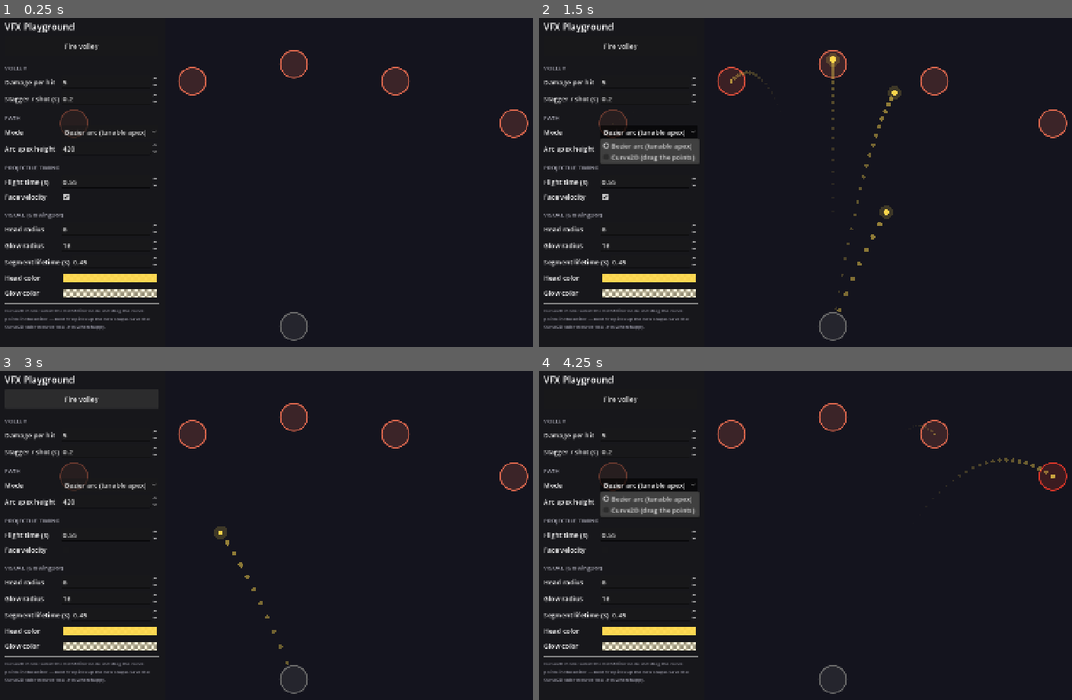
Above: before the commit, frames 1-4 (two rows, left to right).
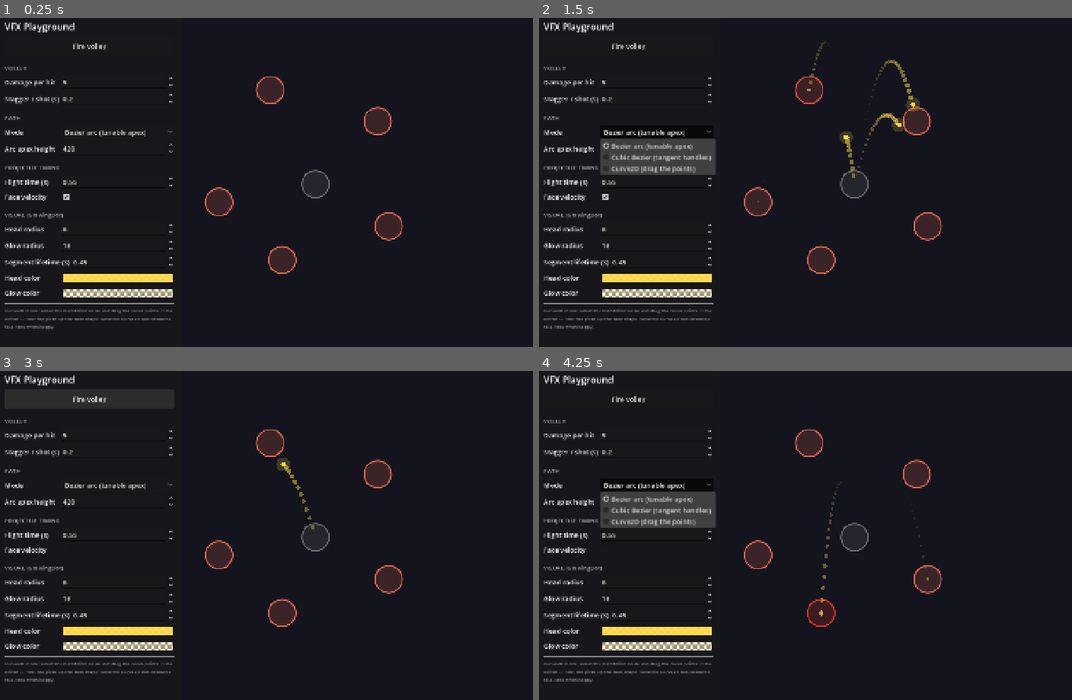
Above: after the commit, the same moments.

Repository: Koaieus/skill-tree-of-life
Game: Godot game, scene res://scenes/vfx_playground.tscn
Two runs of this game, one before a commit and one after it. Both use one fixed random seed, a clock stepped at 60 frames per second and the inputs below. This scene is started directly instead of the project's main scene.
Inputs (mouse positions are in pixels of both pictures, inside the frame that each line leads up to):
- Up to frame 1 (0.25 s): no input
- Up to frame 2 (1.5 s): click "Fire volley" at 0.5 s; click "Bezier arc (tunable apex)" at 1.25 s
- Up to frame 3 (3 s): click (63, 548) at 2 s; click "Fire volley" at 2.75 s
- Up to frame 4 (4.25 s): click "Bezier arc (tunable apex)" at 3.5 s

The runs differ from the first frame. In frame 1, 4.2% of the frame differs, in the area x 0-100%, y 7-99%; in frame 2, 6.2%, in the area x 0-100%, y 6-99%; in frame 3, 4.5%; in frame 4, 5.5%.

Commit message:
feat(vfx): CubicBezierPath — Bezier with launch + arrival tangent knobs
Curve2DPath's Path2D-editor UX is hostile for projectile authoring (the
in/out handles are hidden behind shift-drag; without them every curve
reads as a polyline). CubicBezierPath is the same cubic-Bezier math
exposed as four inspector knobs that map directly to "what does the
muzzle do" and "what does the impact look like":

  P0 = origin
  P1 = origin + start_tangent.normalised() × (start_strength × distance)
  P2 = target + end_tangent.normalised()   × (end_strength   × distance)
  P3 = target

Strengths are fractions of origin→target distance, so the same knobs
yield the same shape at any range. start_tangent = end_tangent = (0,-1)
with strengths ≈ 0.5 reproduces the mortar arc; perpendicular tangents
give a curveball; both strengths at 0 = straight line.

Wired into the playground as the third path mode (between BezierArc and
Curve2D). Curve2DPath stays in the codebase for future hand-authored
multi-segment paths (e.g. magic propagation along graph edges).

Diff:
--- a/scenes/vfx_playground.gd
+++ b/scenes/vfx_playground.gd
@@ -19,7 +19,7 @@
 const _GLOWING_DOT_SCENE: PackedScene = preload(
 		"res://ui/vfx/projectile/visual/glowing_dot.tscn")
 
-enum PathMode { BEZIER_ARC, CURVE_2D }
+enum PathMode { BEZIER_ARC, CUBIC_BEZIER, CURVE_2D }
 
 @onready var origin: SkillNode = %Origin
 @onready var targets_root: Node2D = %Targets
@@ -39,6 +39,11 @@
 @onready var head_color_picker: ColorPickerButton = %HeadColorPicker
 @onready var glow_color_picker: ColorPickerButton = %GlowColorPicker
 @onready var arc_height_row: Control = %ArcHeightRow
+@onready var cubic_bezier_rows: Control = %CubicBezierRows
+@onready var start_angle_spin: SpinBox = %StartAngleSpin
+@onready var start_strength_spin: SpinBox = %StartStrengthSpin
+@onready var end_angle_spin: SpinBox = %EndAngleSpin
+@onready var end_strength_spin: SpinBox = %EndStrengthSpin
 
 
 func _ready() -> void:
@@ -51,14 +56,16 @@
 func _populate_path_modes() -> void:
 	path_mode_option.clear()
 	path_mode_option.add_item("Bezier arc (tunable apex)", PathMode.BEZIER_ARC)
+	path_mode_option.add_item("Cubic Bezier (tangent handles)", PathMode.CUBIC_BEZIER)
 	path_mode_option.add_item("Curve2D (drag the points)", PathMode.CURVE_2D)
 	path_mode_option.selected = 0
 
 
 func _on_path_mode_changed(id: int) -> void:
-	# Arc-height knob is only meaningful in Bezier mode; hide it in Curve2D
-	# to make the "edit the Path2D directly" UX self-evident.
+	# Each mode shows only its own knob set so the UI matches the math
+	# the user is reading.
 	arc_height_row.visible = id == int(PathMode.BEZIER_ARC)
+	cubic_bezier_rows.visible = id == int(PathMode.CUBIC_BEZIER)
 	path_editor.visible = id == int(PathMode.CURVE_2D)
 
 
@@ -103,6 +110,13 @@
 			var p := BezierArcPath.new()
 			p.apex_height = arc_height_spin.value
 			return p
+		PathMode.CUBIC_BEZIER:
+			var p := CubicBezierPath.new()
+			p.start_tangent = Vector2.from_angle(deg_to_rad(start_angle_spin.value))
+			p.start_strength = start_strength_spin.value
+			p.end_tangent = Vector2.from_angle(deg_to_rad(end_angle_spin.value))
+			p.end_strength = end_strength_spin.value
+			return p
 		PathMode.CURVE_2D:
 			var p := Curve2DPath.new()
 			# Shared by reference — dragging Path2D points in-editor updates
--- a/scenes/vfx_playground.tscn
+++ b/scenes/vfx_playground.tscn
@@ -225,9 +225,9 @@
 
 [sub_resource type="Curve2D" id="Curve2D_default"]
 _data = {
-"points": PackedVector2Array(0, 0, 0, 0, -2, 2, 0, 0, 0, 0, 46, -199, 0, 0, 0, 0, 106, -229, 0, 0, 0, 0, 189, -234, 0, 0, 0, 0, 299, -195, 0, 0, 0, 0, 600, 0)
+"points": PackedVector2Array(-17, 52, 0, 0, 19, -9, -115, 0, 115, 0, 177, -294, 0, 0, 0, 0, 600, 0)
 }
-point_count = 6
+point_count = 3
 
 [sub_resource type="LabelSettings" id="LabelSettings_title"]
 font_size = 22
@@ -252,38 +252,38 @@
 [node name="DummyEntity" parent="." unique_id=843657274 instance=ExtResource("3_ent")]
 display_name = "Playground Targets"
 color = Color(0.85, 0.4, 0.3, 1)
-stat_board = SubResource("Resource_6hm8y")
+stat_board = SubResource("Resource_nhh4r")
 
 [node name="Origin" parent="." unique_id=1175103569 instance=ExtResource("2_sn")]
 unique_name_in_owner = true
-position = Vector2(720, 760)
+position = Vector2(771, 424)
 
 [node name="Targets" type="Node2D" parent="." unique_id=7323012]
 unique_name_in_owner = true
 
 [node name="Target1" parent="Targets" unique_id=640150686 node_paths=PackedStringArray("owned_by") instance=ExtResource("2_sn")]
-position = Vector2(200, 280)
+position = Vector2(543, 466)
 owned_by = NodePath("../../DummyEntity")
 
 [node name="Target2" parent="Targets" unique_id=1158237604 node_paths=PackedStringArray("owned_by") instance=ExtResource("2_sn")]
-position = Vector2(480, 180)
+position = Vector2(664, 201)
 owned_by = NodePath("../../DummyEntity")
 
 [node name="Target3" parent="Targets" unique_id=383502800 node_paths=PackedStringArray("owned_by") instance=ExtResource("2_sn")]
-position = Vector2(720, 140)
+position = Vector2(918, 275)
 owned_by = NodePath("../../DummyEntity")
 
 [node name="Target4" parent="Targets" unique_id=1736221702 node_paths=PackedStringArray("owned_by") instance=ExtResource("2_sn")]
-position = Vector2(960, 180)
+position = Vector2(944, 523)
 owned_by = NodePath("../../DummyEntity")
 
 [node name="Target5" parent="Targets" unique_id=721364531 node_paths=PackedStringArray("owned_by") instance=ExtResource("2_sn")]
-position = Vector2(1240, 280)
+position = Vector2(692, 603)
 owned_by = NodePath("../../DummyEntity")
 
 [node name="PathEditor" type="Path2D" parent="." unique_id=1153056552]
 unique_name_in_owner = true
-position = Vector2(720, 760)
+position = Vector2(696, 697)
 curve = SubResource("Curve2D_default")
 
 [node name="VFXLayer" type="Node2D" parent="." unique_id=463136350]
@@ -396,6 +396,79 @@
 step = 10.0
 value = 420.0
 
+[node name="CubicBezierRows" type="VBoxContainer" parent="UI/Panel/Margin/VBox" unique_id=8800301]
+unique_name_in_owner = true
+layout_mode = 2
+theme_override_constants/separation = 4
+
+[node name="StartAngleRow" type="HBoxContainer" parent="UI/Panel/Margin/VBox/CubicBezierRows" unique_id=8800302]
+layout_mode = 2
+
+[node name="Label" type="Label" parent="UI/Panel/Margin/VBox/CubicBezierRows/StartAngleRow" unique_id=8800303]
+custom_minimum_size = Vector2(130, 0)
+layout_mode = 2
+text = "Start angle (deg)"
+
+[node name="StartAngleSpin" type="SpinBox" parent="UI/Panel/Margin/VBox/CubicBezierRows/StartAngleRow" unique_id=8800304]
+unique_name_in_owner = true
+layout_mode = 2
+size_flags_horizontal = 3
+min_value = -180.0
+max_value = 180.0
+step = 5.0
+value = -90.0
+
+[node name="StartStrengthRow" type="HBoxContainer" parent="UI/Panel/Margin/VBox/CubicBezierRows" unique_id=8800305]
+layout_mode = 2
+
+[node name="Label" type="Label" parent="UI/Panel/Margin/VBox/CubicBezierRows/StartStrengthRow" unique_id=8800306]
+custom_minimum_size = Vector2(130, 0)
+layout_mode = 2
+text = "Start strength"
+
+[node name="StartStrengthSpin" type="SpinBox" parent="UI/Panel/Margin/VBox/CubicBezierRows/StartStrengthRow" unique_id=8800307]
+unique_name_in_owner = true
+layout_mode = 2
+size_flags_horizontal = 3
+min_value = 0.0
+max_value = 3.0
+step = 0.05
+value = 0.5
+
+[node name="EndAngleRow" type="HBoxContainer" parent="UI/Panel/Margin/VBox/CubicBezierRows" unique_id=8800308]
+layout_mode = 2
+
+[node name="Label" type="Label" parent="UI/Panel/Margin/VBox/CubicBezierRows/EndAngleRow" unique_id=8800309]
+custom_minimum_size = Vector2(130, 0)
+layout_mode = 2
+text = "End angle (deg)"
+
+[node name="EndAngleSpin" type="SpinBox" parent="UI/Panel/Margin/VBox/CubicBezierRows/EndAngleRow" unique_id=8800310]
+unique_name_in_owner = true
+layout_mode = 2
+size_flags_horizontal = 3
+min_value = -180.0
+max_value = 180.0
+step = 5.0
+value = -90.0
+
+[node name="EndStrengthRow" type="HBoxContainer" parent="UI/Panel/Margin/VBox/CubicBezierRows" unique_id=8800311]
+layout_mode = 2
+
+[node name="Label" type="Label" parent="UI/Panel/Margin/VBox/CubicBezierRows/EndStrengthRow" unique_id=8800312]
+custom_minimum_size = Vector2(130, 0)
+layout_mode = 2
+text = "End strength"
+
+[node name="EndStrengthSpin" type="SpinBox" parent="UI/Panel/Margin/VBox/CubicBezierRows/EndStrengthRow" unique_id=8800313]
+unique_name_in_owner = true
+layout_mode = 2
+size_flags_horizontal = 3
+min_value = 0.0
+max_value = 3.0
+step = 0.05
+value = 0.5
+
 [node name="HSep3" type="HSeparator" parent="UI/Panel/Margin/VBox" unique_id=2136851232]
 layout_mode = 2
 
--- /dev/null
+++ b/ui/vfx/projectile/path/cubic_bezier_path.gd
@@ -0,0 +1,34 @@
+class_name CubicBezierPath
+extends ProjectilePath
+
+## Cubic Bezier from origin → target with explicit launch and arrival
+## tangents — the "forces or handles" feel without Curve2D's clunky
+## point-and-handle editing.
+##
+## Knobs map to the Bezier control points:
+##   P0 = origin
+##   P1 = origin + start_tangent * (start_strength × origin→target distance)
+##   P2 = target + end_tangent   * (end_strength   × origin→target distance)
+##   P3 = target
+##
+## Strengths are FRACTIONS of distance so curve shape stays consistent across
+## short and long shots. Tangents are direction vectors (normalised at eval):
+## start_tangent is "which way it leaves the muzzle"; end_tangent is "which
+## way it's coming IN from" — e.g. (0, -1) on both = comes down from above,
+## the lobbed-mortar shape; perpendicular tangents = curveball; both at zero
+## strength = straight line.
+
+@export var start_tangent: Vector2 = Vector2(0.0, -1.0)
+@export var start_strength: float = 0.5
+@export var end_tangent: Vector2 = Vector2(0.0, -1.0)
+@export var end_strength: float = 0.5
+
+
+func evaluate(t: float, origin: Vector2, target: Vector2) -> Vector2:
+	var distance: float = origin.distance_to(target)
+	var p1: Vector2 = origin + start_tangent.normalized() * (start_strength * distance)
+	var p2: Vector2 = target + end_tangent.normalized() * (end_strength * distance)
+	var u: float = 1.0 - t
+	var uu: float = u * u
+	var tt: float = t * t
+	return uu * u * origin + 3.0 * uu * t * p1 + 3.0 * u * tt * p2 + tt * t * target
Not shown: 1 places in scenes/vfx_playground.tscn that only renumber resources
Not shown, added: ui/vfx/projectile/path/cubic_bezier_path.gd.uid
